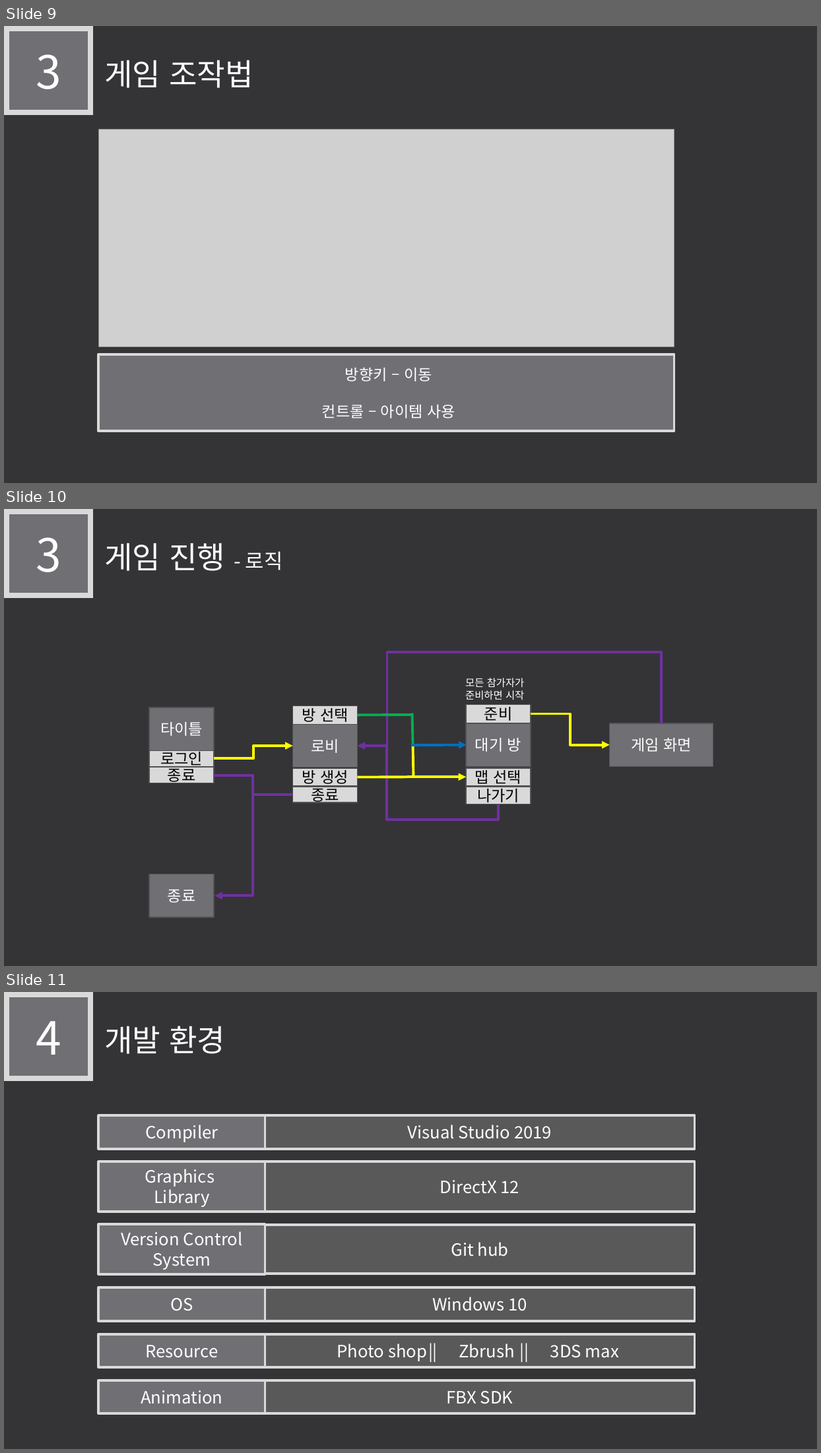
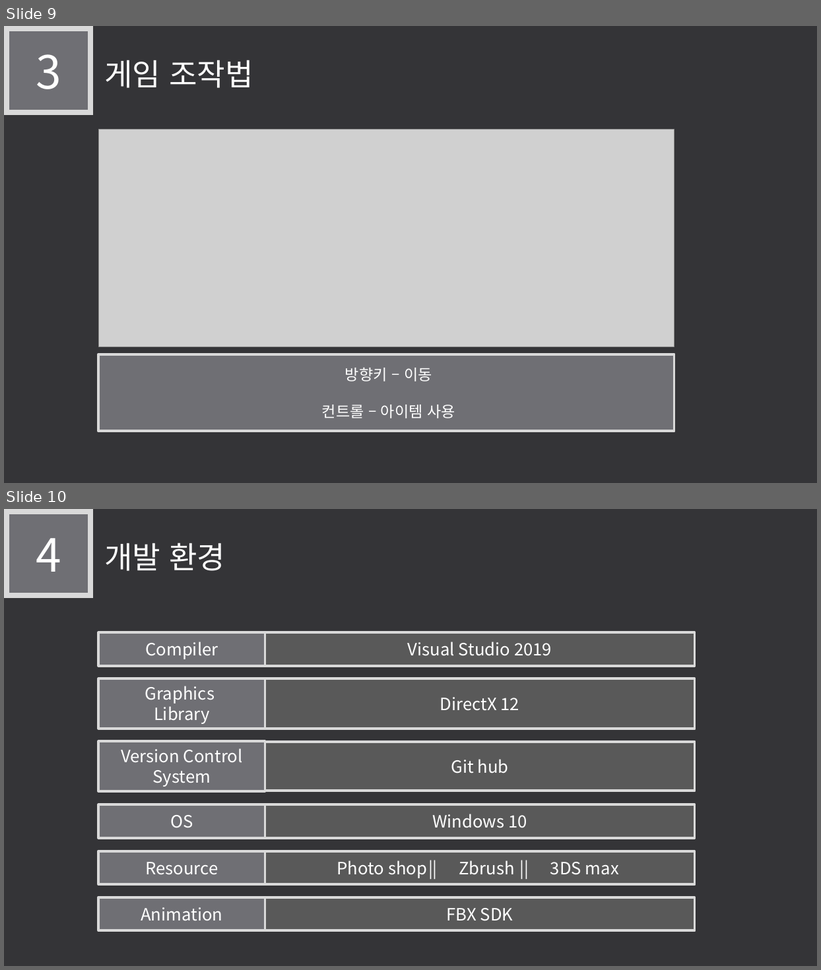
Before and after one commit to LEGO0937/Our_Project, a slide deck: 기획단계/졸작 제안서_α.pptx. Shown one above the other, each under a label of ours: slides 9, 10 and 11 before the commit, slides 9 and 10 after it. The pictures are 821x1453 and 821x970 pixels, drawn with LibreOffice and Linux fonts; fonts in the diff are those of the drawing; grey boxes stand for pictures. Boxes give left, top, right and bottom in pixels: in the first picture for what was removed or moved away, otherwise in the second. Text is boxed around its words. In the diff, an @@ line names an element or a change of style, - is before the commit and + after.

Commit message:
게임 로직 제거

```diff
--- a/기획단계/졸작 제안서_α.pptx
+++ b/기획단계/졸작 제안서_α.pptx
@@ slide 10 removed at [4, 509, 817, 966], background #353537 @@
@@ rectangle removed at [7, 512, 90, 595] @@
-3
@@ text removed at [104, 543, 283, 571] @@
-게임 진행 - 로직
@@ elbow arrow removed from (387, 651) to (358, 747) @@
@@ elbow line removed from (661, 723) to (387, 652) @@
@@ text removed at [465, 678, 525, 700] @@
-모든 참가자가
-준비하면 시작
@@ rectangle removed at [293, 706, 358, 724] @@
-방 선택
@@ rectangle removed at [467, 705, 531, 723] @@
-준비
@@ rectangle removed at [149, 708, 214, 751] @@
-타이틀
@@ rectangle removed at [293, 724, 358, 768] @@
-로비
@@ line removed from (358, 715) to (413, 715) @@
@@ line removed from (412, 714) to (413, 745) @@
@@ rectangle removed at [467, 723, 531, 767] @@
-대기 방
@@ elbow arrow removed from (531, 714) to (610, 745) @@
@@ rectangle removed at [610, 723, 714, 767] @@
-게임 화면
@@ elbow line removed from (499, 804) to (368, 746) @@
@@ arrow removed from (411, 746) to (467, 745) @@
@@ line removed from (413, 745) to (414, 779) @@
@@ rectangle removed at [149, 751, 214, 767] @@
-로그인
@@ elbow arrow removed from (214, 758) to (293, 747) @@
@@ rectangle removed at [149, 768, 214, 784] @@
-종료
@@ elbow arrow removed from (214, 776) to (215, 896) @@
@@ rectangle removed at [293, 769, 358, 787] @@
-방 생성
@@ line removed from (358, 778) to (408, 778) @@
@@ arrow removed from (408, 778) to (467, 778) @@
@@ rectangle removed at [467, 768, 531, 786] @@
-맵 선택
@@ line removed from (293, 795) to (253, 795) @@
@@ rectangle removed at [293, 787, 358, 803] @@
-종료
@@ rectangle removed at [467, 787, 531, 805] @@
-나가기
@@ rectangle removed at [149, 875, 214, 918] @@
-종료
@@ what was slide 11 is now slide 10 @@
```
